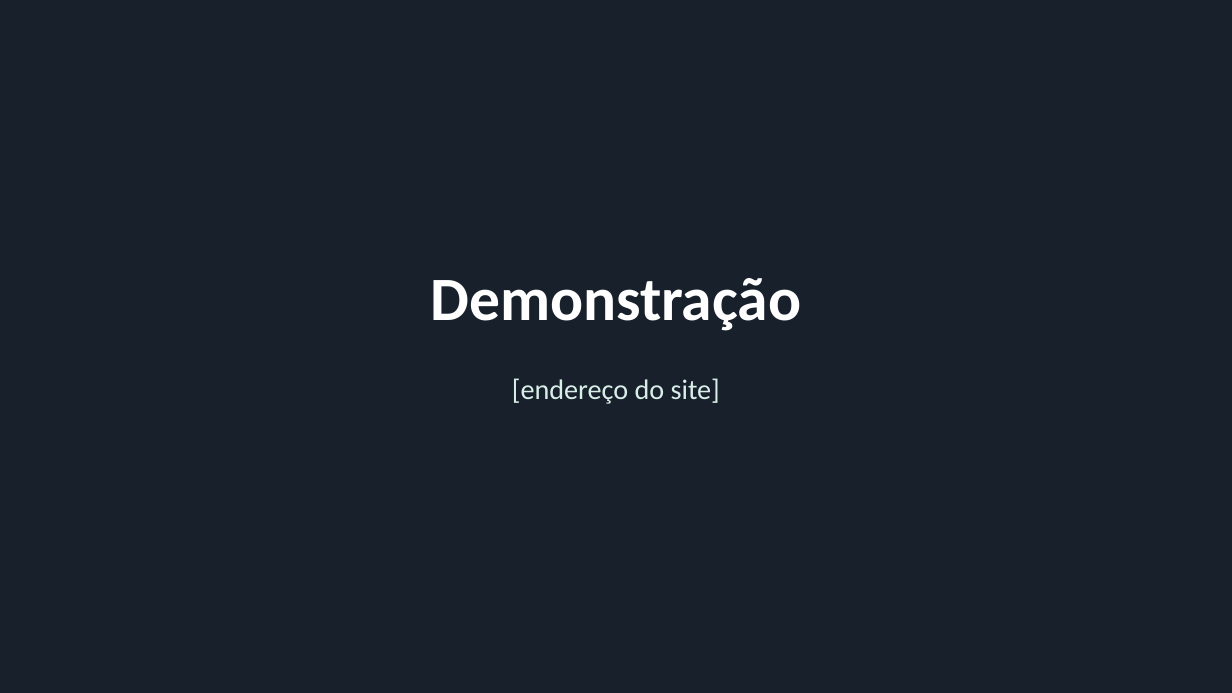
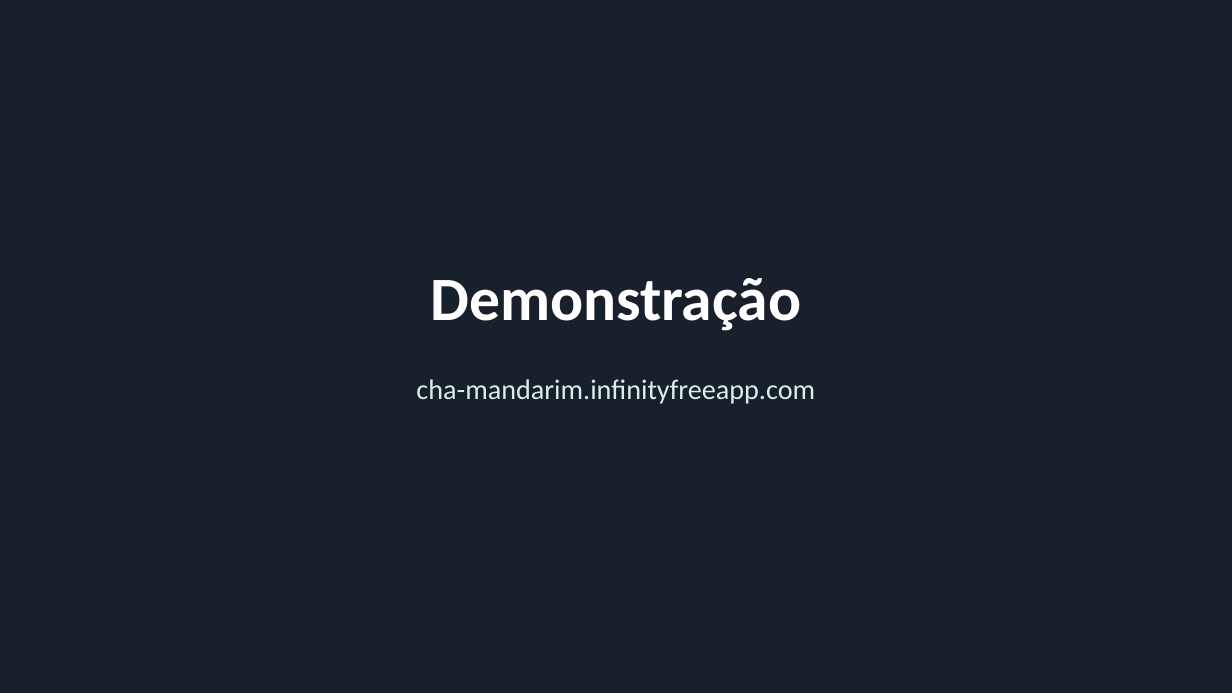
Before and after one commit to SCCPScar/MandarinCourse, a slide deck: slide 9 of docs/entregas/Apresentação - Chá.pptx. Drawn at 1232x693 pixels with LibreOffice and Linux fonts; fonts in the diff are those of the drawing. Boxes give left, top, right and bottom in pixels: in the first picture for what was removed or moved away, otherwise in the second. Text is boxed around its words. In the diff, an @@ line names an element or a change of style, - is before the commit and + after.

```diff
--- a/docs/entregas/Apresentação - Chá.pptx
+++ b/docs/entregas/Apresentação - Chá.pptx
@@ text at [416,379,815,404]: text changed @@
-[endereço do site]
+cha-mandarim.infinityfreeapp.com
```
Also in this commit, not shown: 4 other files.
